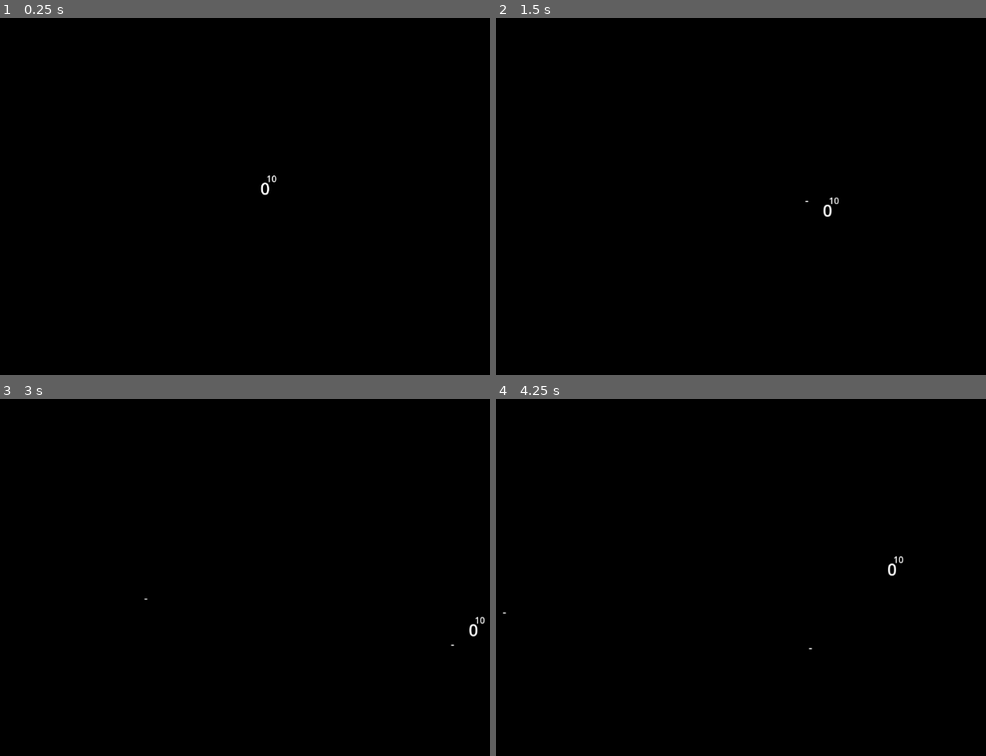
Above: before the commit, frames 1-4 (two rows, left to right).
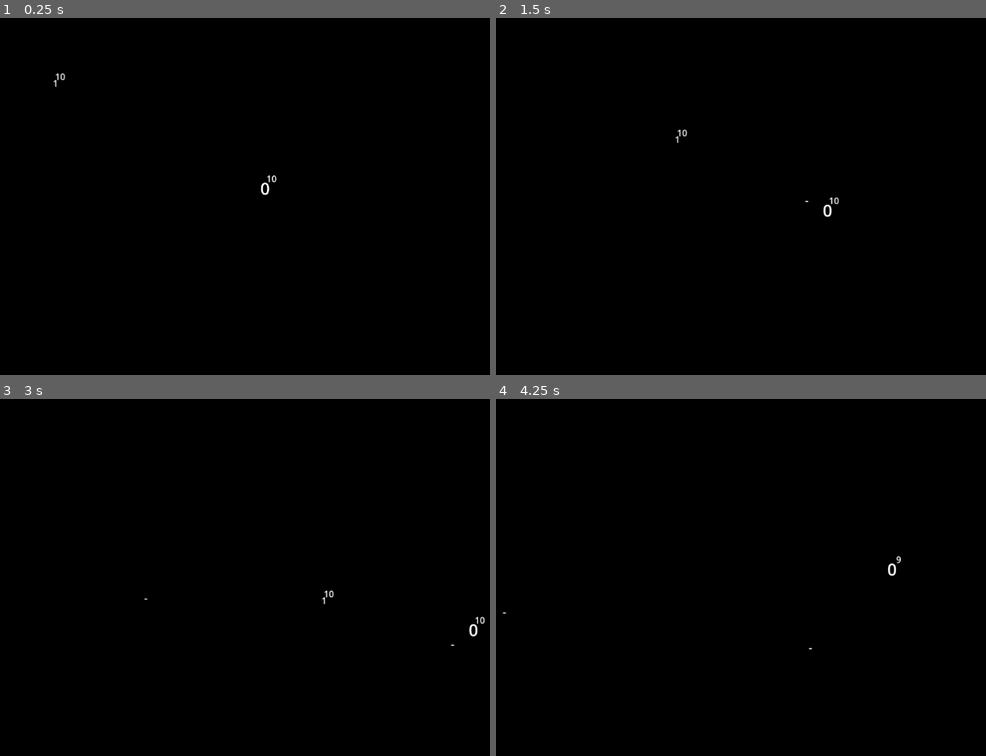
Above: after the commit, the same moments.

Repository: sentinelle28/game_jam_power
Game: Godot game, scene res://scene/gameplay_scene/gameplay_scene.tscn
Same seed, same stepped clock (60 frames per second), same inputs: the game is played once before the commit and once after it. The project has no main scene, so this scene is started directly.
Inputs (mouse positions are in pixels of both pictures, inside the frame that each line leads up to):
- Up to frame 1 (0.25 s): no input
- Up to frame 2 (1.5 s): move the mouse to (946, 178) at 0.52 s; hold Right (ui_right) 0.53-1.28 s; tap Shift (dash) at 0.6 s; move the mouse to (677, 214) at 1.27 s; hold Down (ui_down) from 1.28 s (still down); click (677, 214) at 1.35 s
- Up to frame 3 (3 s): move the mouse to (372, 498) at 2.02 s; release Down (ui_down) at 2.03 s; hold Right (ui_right) 2.03-2.78 s; tap Shift (dash) at 2.1 s; move the mouse to (279, 648) at 2.77 s; hold Up (ui_up) from 2.78 s (still down); click (279, 648) at 2.85 s
- Up to frame 4 (4.25 s): move the mouse to (outside the picture) at 3.52 s; release Up (ui_up) at 3.53 s; hold Left (ui_left) from 3.53 s (still down); tap Shift (dash) at 3.6 s

The runs differ from the first frame. In frame 1, less than 0.1% of the frame differs, in the area x 10-14%, y 15-20%; in frame 2, less than 0.1%; in frame 3, less than 0.1%; in frame 4, less than 0.1%.

Commit message:
added first enemy

Diff:
--- a/autoload/stocker_ref/stocker_ref.gd
+++ b/autoload/stocker_ref/stocker_ref.gd
@@ -2,9 +2,16 @@
 
 
 var bullet_stocker:Node
+var player:Player
 
 func _set_bullet_stocker(new_node:Node)->void:
 	bullet_stocker = new_node
 
 func get_bullet_stocker()->Node:
 	return bullet_stocker
+
+func _set_player(new_player:Player)->void:
+	player = new_player
+
+func get_player()->Player:
+	return player
--- /dev/null
+++ b/c_actor/enemy/first_enemy.gd
@@ -0,0 +1,10 @@
+extends BaseEnemy
+
+class_name FirstEnemy
+func _move(delta:float)->void:
+	current_acceleration = lerp(current_acceleration,max_acceleration,delta)
+	global_position += get_direction()*speed*current_acceleration*delta
+
+func _on_area_entered(area: Area2D) -> void:
+	if area is Player:
+		call_deferred("queue_free")
--- /dev/null
+++ b/c_actor/enemy/first_enemy.tscn
@@ -0,0 +1,36 @@
+[gd_scene load_steps=5 format=3 uid="uid://y3ggji4f2ywo"]
+
+[ext_resource type="Script" path="res://c_actor/enemy/first_enemy.gd" id="1_e4utm"]
+[ext_resource type="Script" path="res://component/health_component/health_component.gd" id="2_31821"]
+[ext_resource type="Script" path="res://component/damage_component/damage_component.gd" id="3_grwgx"]
+
+[sub_resource type="RectangleShape2D" id="RectangleShape2D_kjphi"]
+
+[node name="BaseEnemy" type="Area2D"]
+collision_layer = 2
+script = ExtResource("1_e4utm")
+
+[node name="Label" type="Label" parent="."]
+offset_left = -20.0
+offset_top = -12.0
+offset_right = 20.0
+offset_bottom = 11.0
+text = "1"
+horizontal_alignment = 1
+
+[node name="HealthComponent" type="Label" parent="."]
+offset_left = -11.0
+offset_top = -24.0
+offset_right = 29.0
+offset_bottom = -1.0
+text = "0"
+horizontal_alignment = 1
+script = ExtResource("2_31821")
+
+[node name="CollisionShape2D" type="CollisionShape2D" parent="."]
+shape = SubResource("RectangleShape2D_kjphi")
+
+[node name="DamageComponent" type="Node" parent="."]
+script = ExtResource("3_grwgx")
+
+[connection signal="area_entered" from="." to="." method="_on_area_entered"]
--- a/component/bullet/bullet.gd
+++ b/component/bullet/bullet.gd
@@ -1,6 +1,7 @@
 extends Area2D
 
 class_name Bullet
+@export var pierce:int = 0
 @export var speed:int = 200
 @export var direction:Vector2
 @export var max_acceleration:float = 1.0
--- a/component/bullet/bullet.tscn
+++ b/component/bullet/bullet.tscn
@@ -1,7 +1,7 @@
 [gd_scene load_steps=3 format=3 uid="uid://bl5h4mwmvbr6l"]
 
 [ext_resource type="Script" path="res://component/bullet/bullet.gd" id="1_olnld"]
-[ext_resource type="Script" path="res://component/damage_component/damage_component.gd" id="2_sgiu7"]
+[ext_resource type="Script" path="res://component/damage_component/bullet_damage_component.gd" id="2_2y7mc"]
 
 [node name="bullet" type="Area2D"]
 collision_layer = 8
@@ -15,5 +15,5 @@
 offset_bottom = 23.0
 horizontal_alignment = 1
 
-[node name="DamageComponent" type="Node" parent="."]
-script = ExtResource("2_sgiu7")
+[node name="BulletDamageComponent" type="Node" parent="."]
+script = ExtResource("2_2y7mc")
--- /dev/null
+++ b/component/damage_component/bullet_damage_component.gd
@@ -0,0 +1,10 @@
+extends DamageComponent
+
+class_name BulletDamageComponent
+@onready var pierce:int = $".".pierce
+func _deal_damage_to(area:Area2D)->void:
+	if area is BaseActor:
+		area._take_damage(damage)
+		if pierce <= 0:
+			get_parent().call_deferred("queue_free")
+		pierce -= 1
--- a/component/damage_component/damage_component.gd
+++ b/component/damage_component/damage_component.gd
@@ -10,4 +10,5 @@
 
 
 func _deal_damage_to(area:Area2D)->void:
-	pass
+	if area is BaseActor:
+		area._take_damage(damage)
--- /dev/null
+++ b/component/enemy/base_enemy.gd
@@ -0,0 +1,21 @@
+extends BaseActor
+
+class_name BaseEnemy
+func _ready() -> void:
+	health_component.connect("death",_on_death)
+
+func get_target_point()->Vector2:
+	return StockerRef.get_player().global_position
+
+func get_direction()->Vector2:
+	return (get_target_point()-global_position).normalized()
+
+# Called every frame. 'delta' is the elapsed time since the previous frame.
+func _process(delta: float) -> void:
+	_move(delta)
+
+func _move(delta:float)->void:
+	pass
+
+func _on_death()->void:
+	call_deferred("queue_free")
--- a/component/health_component/health_component.gd
+++ b/component/health_component/health_component.gd
@@ -1,6 +1,7 @@
 extends Label
 
 class_name HealthComponent
+signal death
 @export var max_health:int = 10
 @onready var health:int = max_health
 
@@ -10,7 +11,8 @@
 func _take_damage(damage:int)->void:
 	health -= damage
 	if health <= 0:
-		pass
+		emit_signal('death')
+	_show_health()
 
 func _show_health()->void:
 	text = str(health)
--- a/scene/gameplay_scene/gameplay_scene.gd
+++ b/scene/gameplay_scene/gameplay_scene.gd
@@ -4,6 +4,7 @@
 # Called when the node enters the scene tree for the first time.
 func _ready() -> void:
 	StockerRef._set_bullet_stocker($bullet_stocker)
+	StockerRef._set_player($player)
 
 
 func _on_area_2d_area_entered(area: Area2D) -> void:
--- a/scene/gameplay_scene/gameplay_scene.tscn
+++ b/scene/gameplay_scene/gameplay_scene.tscn
@@ -1,7 +1,8 @@
-[gd_scene load_steps=5 format=3 uid="uid://dcs2wn2evyh26"]
+[gd_scene load_steps=6 format=3 uid="uid://dcs2wn2evyh26"]
 
 [ext_resource type="Script" path="res://scene/gameplay_scene/gameplay_scene.gd" id="1_675iu"]
 [ext_resource type="PackedScene" uid="uid://ilu10aeoctvd" path="res://c_actor/player/player.tscn" id="1_p24uq"]
+[ext_resource type="PackedScene" uid="uid://y3ggji4f2ywo" path="res://c_actor/enemy/first_enemy.tscn" id="3_ifkq6"]
 
 [sub_resource type="RectangleShape2D" id="RectangleShape2D_hvfds"]
 size = Vector2(1264, 32)
@@ -24,24 +25,27 @@
 [node name="player" parent="." instance=ExtResource("1_p24uq")]
 position = Vector2(496, 312)
 
-[node name="Area2D" type="Area2D" parent="."]
+[node name="bullet_boundary" type="Area2D" parent="."]
 collision_layer = 0
 collision_mask = 8
 
-[node name="CollisionShape2D" type="CollisionShape2D" parent="Area2D"]
+[node name="CollisionShape2D" type="CollisionShape2D" parent="bullet_boundary"]
 position = Vector2(568, -24)
 shape = SubResource("RectangleShape2D_hvfds")
 
-[node name="CollisionShape2D2" type="CollisionShape2D" parent="Area2D"]
+[node name="CollisionShape2D2" type="CollisionShape2D" parent="bullet_boundary"]
 position = Vector2(576, 672)
 shape = SubResource("RectangleShape2D_hvfds")
 
-[node name="CollisionShape2D3" type="CollisionShape2D" parent="Area2D"]
+[node name="CollisionShape2D3" type="CollisionShape2D" parent="bullet_boundary"]
 position = Vector2(-36, 331)
 shape = SubResource("RectangleShape2D_6vlyy")
 
-[node name="CollisionShape2D4" type="CollisionShape2D" parent="Area2D"]
+[node name="CollisionShape2D4" type="CollisionShape2D" parent="bullet_boundary"]
 position = Vector2(1184, 320)
 shape = SubResource("RectangleShape2D_6vlyy")
 
-[connection signal="area_entered" from="Area2D" to="." method="_on_area_2d_area_entered"]
+[node name="BaseEnemy" parent="." instance=ExtResource("3_ifkq6")]
+position = Vector2(72, 96)
+
+[connection signal="area_entered" from="bullet_boundary" to="." method="_on_area_2d_area_entered"]
